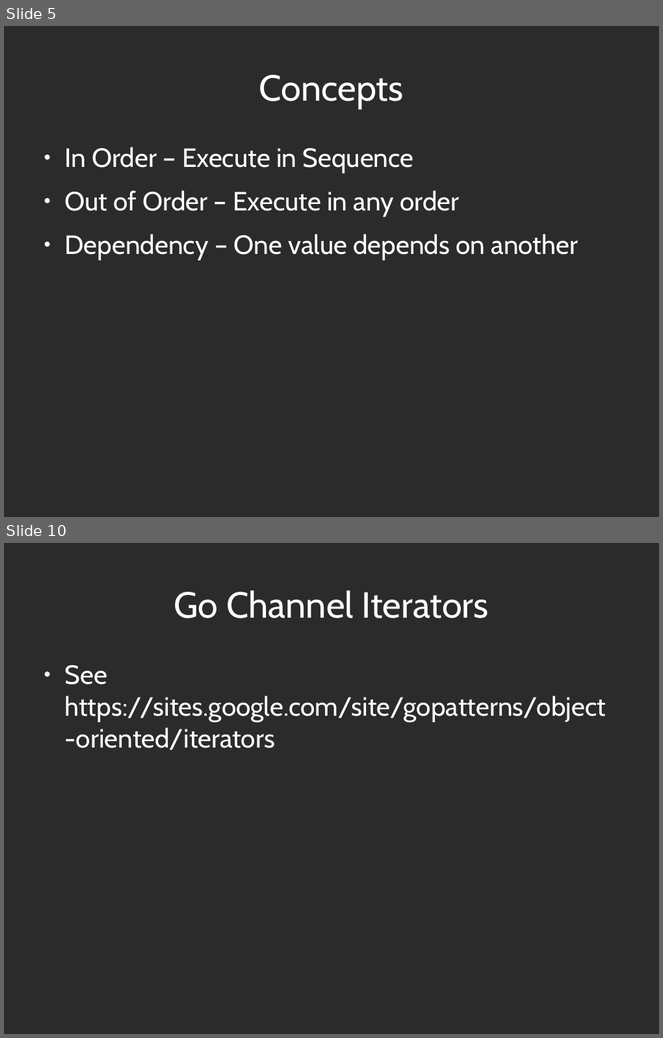
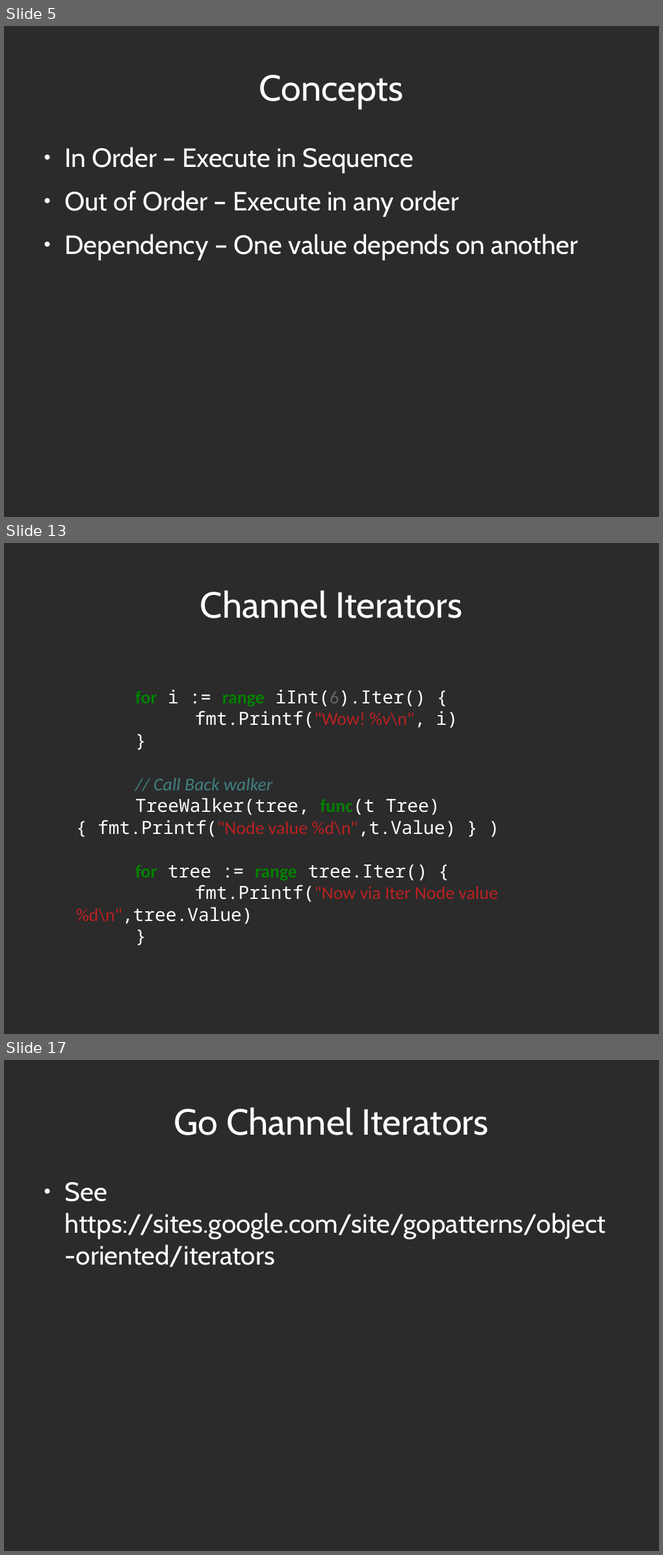
Before and after one commit to abramhindle/python-iteration-talk, a slide deck: iteration-talk-go.odp. Shown one above the other, each under a label of ours: slides 5 and 10 before the commit, slides 5, 13 and 17 after it; the slides between them are not shown. The pictures are 663x1038 and 663x1555 pixels, drawn with LibreOffice and Linux fonts; fonts in the diff are those of the drawing; background and template pictures are left out; a plain dark background stands for a picture behind light text. Boxes give left, top, right and bottom in pixels: in the first picture for what was removed or moved away, otherwise in the second. Text is boxed around its words. In the diff, an @@ line names an element or a change of style, - is before the commit and + after.

```diff
--- a/iteration-talk-go.odp
+++ b/iteration-talk-go.odp
@@ slide 13 added at [4, 543, 659, 1034], background picture (left out) @@
@@ title added at [200, 590, 462, 618], 44 pt, text #FFFFFF @@
+Channel Iterators
@@ text added at [76, 690, 498, 925], 22 pt, text #FFFFFF @@
+for i := range iInt(6).Iter() {
+fmt.Printf("Wow! %v\n", i)
+}
+// Call Back walker
+TreeWalker(tree, func(t Tree) { fmt.Printf("Node value %d\n",t.Value) } )
+for tree := range tree.Iter() {
+fmt.Printf("Now via Iter Node value %d\n",tree.Value)
+}
@@ what was slide 10 is now slide 17 @@
```
Also in this commit, not shown: 2 slides changed, 8 other slides added, 2 slides removed, 2 other files.
